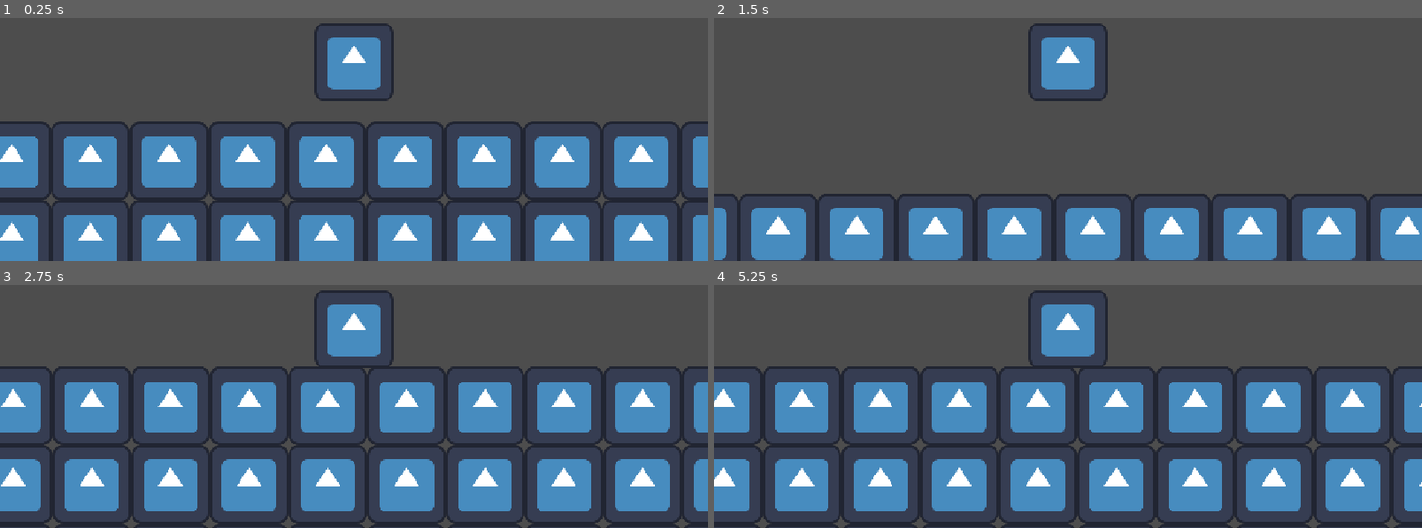
Above: before the commit, frames 1-4 (two rows, left to right).
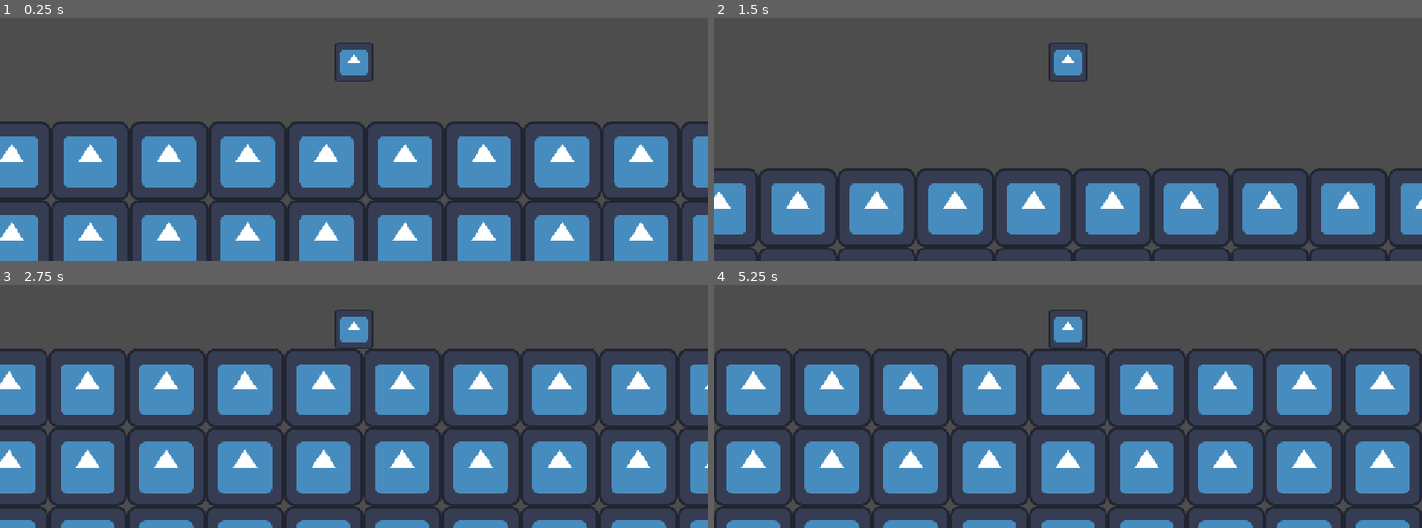
Above: after the commit, the same moments.

Repository: YiepFox/mmj-finale-game
Game: Godot game, scene res://Scenes/Parasite/node_2d.tscn
The game is run twice, just before and just after one commit, with the same random seed, the same clock (stepped at 60 frames per second) and the same inputs. The project has no main scene, so this scene is started directly. The engine's default icon, where the game draws it, is replaced by a stand-in: a white triangle on a blue panel in a dark square.
Inputs:
- Up to frame 1 (0.25 s): no input
- Up to frame 2 (1.5 s): hold D (move_right) from 0.53 s (still down); tap Space (jump) at 0.6, 0.77, 1.07 s; tap X (interact) at 1.35 s
- Up to frame 3 (2.75 s): tap Space (jump) at 1.52, 1.55, 1.82, 2.1 s; release D (move_right) at 2.03 s; hold A (move_left) from 2.03 s (still down)
- Up to frame 4 (5.25 s): release A (move_left) at 2.78 s; hold D (move_right) 2.78-4.28 s; tap X (interact) at 2.85, 4.35 s; tap Space (jump) at 3.02, 3.05, 3.32, 3.6, 3.77, 4.07, 4.52, 4.55, 4.82, 5.1 s; hold A (move_left) 4.28-5.03 s; hold D (move_right) from 5.03 s (still down)

The runs differ from the first frame. In frame 1, 1.7% of the frame differs, in the area x 44-56%, y 2-35%; in frame 2, 26%; in frame 3, 39%; in frame 4, 48%, in the area x 0-100%, y 2-100%.

Commit message:
new version of the player movement

Diff:
--- a/Scenes/Parasite/parasite.gd
+++ b/Scenes/Parasite/parasite.gd
@@ -2,19 +2,28 @@
 
 
 @export_category("Settings")
+
+@export_group("Ground")
 ##The parasite’s movement on the ground
 @export var _ground_speed:float = 300.0
 ##The force of the jump on land
 @export var _ground_jump_force:float = -300.0
+##The acceleration and decceleration on the ground
+@export var _ground_acceleration = 0.2
 
+@export_group("Water")
 ##The parasite’s movement in the water
-@export var _water_speed:float = 180.0
+@export var _water_speed:float = 200.0
 ##The parasite’s propulsion within water
-@export var _swiming_impulse = -220.0
+@export var _swiming_impulse = -180.0
 ##The gravity underwater
 @export var _water_gravity = 250.0
 ##The maximum speed at which the parasite can sink underwater
 @export var _max_water_fall_speed = 150.0
+##The acceleration and decceleration in the water
+@export var _aquatic_acceleration = 0.05
+##The force of the jump in water when he touch the bottom of the water
+@export var _water_jump_force = -250.0
 
 ##Check if the player is on dry land
 var _is_in_ground:bool = false
@@ -40,7 +49,7 @@
 		velocity.y = _ground_jump_force
 
 	var direction := Input.get_axis("move_left","move_right")
-	velocity.x = direction * _ground_speed
+	velocity.x = lerp(velocity.x, direction * _ground_speed, _ground_acceleration * _delta * 60)
 
 ##Function of the parasite's movement within water
 func _aquatic_movement(_delta):
@@ -48,7 +57,8 @@
 	velocity.y = min(velocity.y, _max_water_fall_speed)
 
 	if Input.is_action_just_pressed("jump"):
-		velocity.y = _swiming_impulse
+
+		velocity.y = _water_jump_force if is_on_floor() else _swiming_impulse
 
 	var direction := Input.get_axis("move_left","move_right")
-	velocity.x = move_toward(velocity.x, direction * _water_speed, 15.0)
+	velocity.x = lerp(velocity.x, direction * _water_speed, _aquatic_acceleration * _delta * 60)
--- a/Scenes/Parasite/parasite.tscn
+++ b/Scenes/Parasite/parasite.tscn
@@ -4,13 +4,14 @@
 [ext_resource type="Script" uid="uid://ceq6ajgsexpxw" path="res://Scenes/Parasite/parasite.gd" id="1_xee50"]
 
 [sub_resource type="CapsuleShape2D" id="CapsuleShape2D_57suy"]
-radius = 40.0
-height = 122.0
+radius = 20.0
+height = 64.0
 
 [node name="Parasite" type="CharacterBody2D" unique_id=1549252458]
 script = ExtResource("1_xee50")
 
 [node name="Sprite" type="Sprite2D" parent="." unique_id=1618769725]
+scale = Vector2(0.5, 0.5)
 texture = ExtResource("1_ngxf3")
 
 [node name="Collision" type="CollisionShape2D" parent="." unique_id=1292738043]
--- a/project.godot
+++ b/project.godot
@@ -50,6 +50,7 @@
 jump={
 "deadzone": 0.2,
 "events": [Object(InputEventKey,"resource_local_to_scene":false,"resource_name":"","device":-1,"window_id":0,"alt_press …(191 unchanged characters)…
+, Object(InputEventKey,"resource_local_to_scene":false,"resource_name":"","device":-1,"window_id":0,"alt_pressed":false,"shift_pressed":false,"ctrl_pressed":false,"meta_pressed":false,"pressed":false,"keycode":0,"physical_keycode":87,"key_label":0,"unicode":122,"location":0,"echo":false,"script":null)
 ]
 }
 
